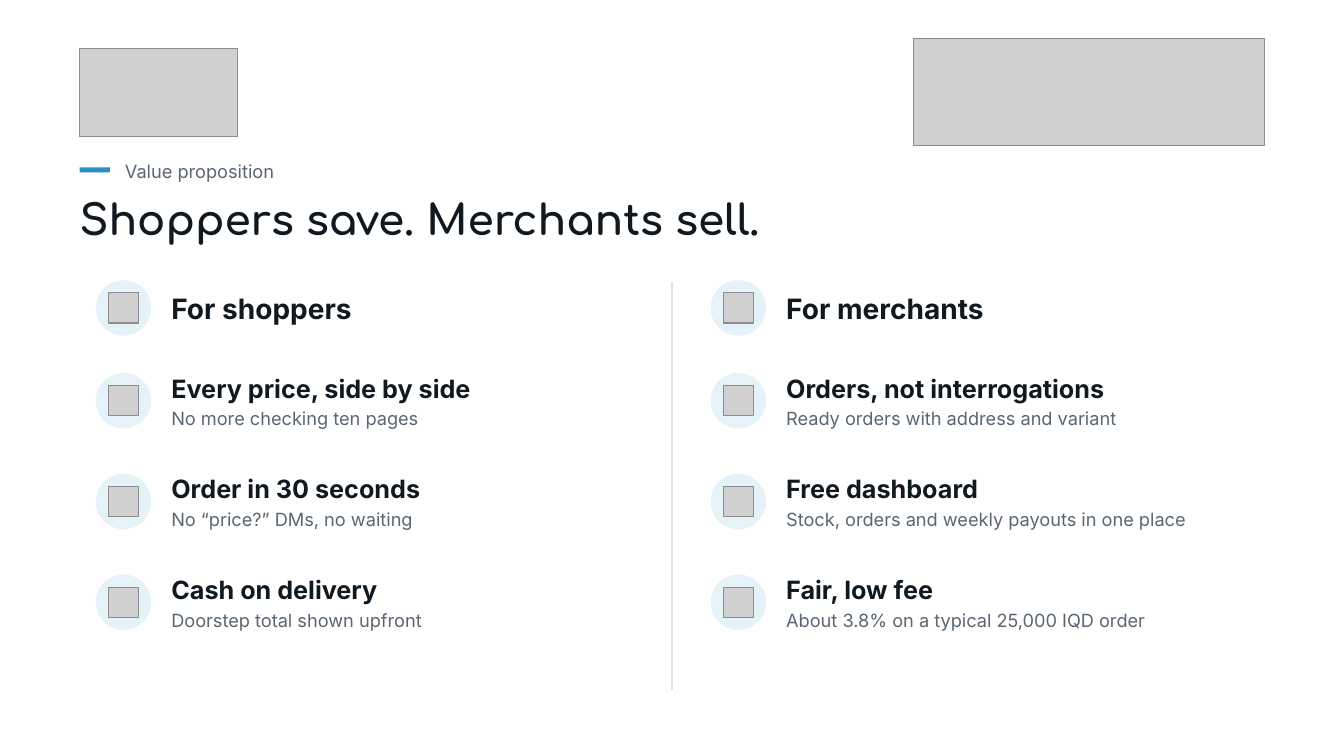
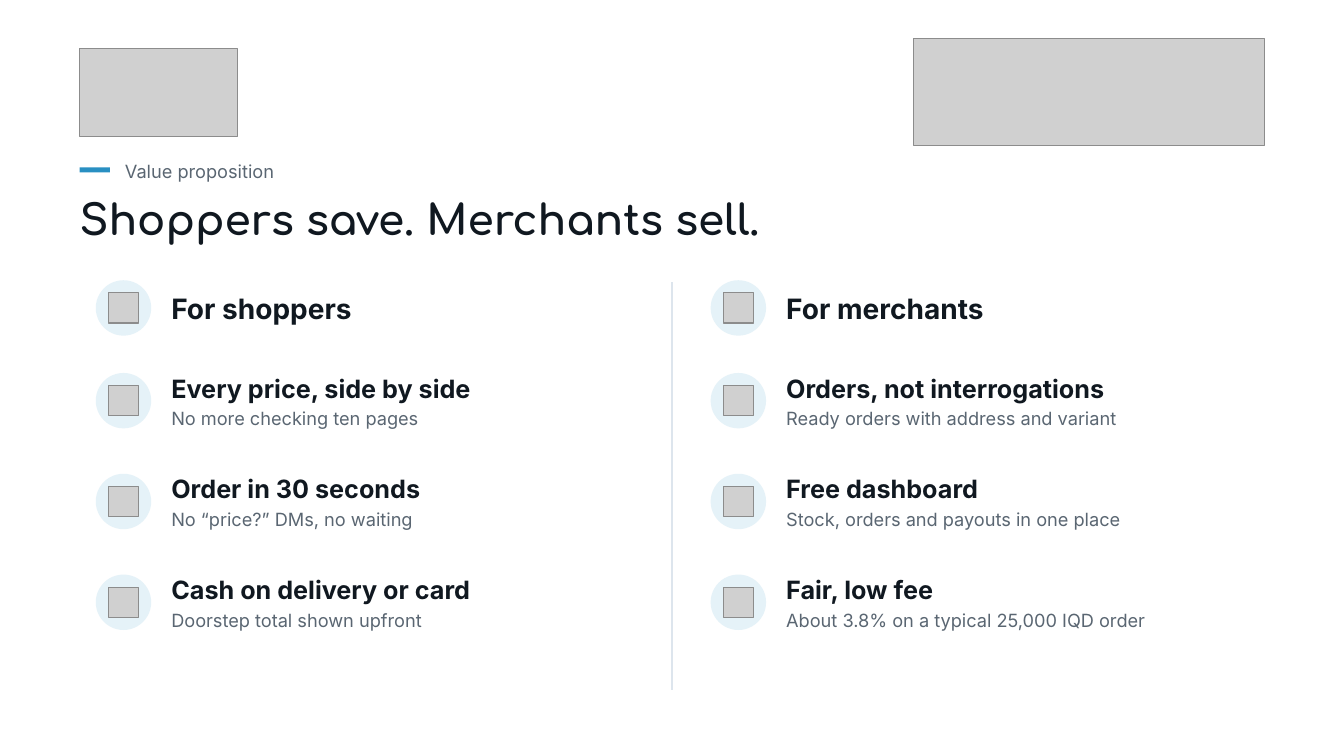
Before and after one commit to shakerbr/cheapify, a slide deck: slide 5 of presentation/Cheapify-GIZ-Pitch.pptx. Drawn at 1344x756 pixels with LibreOffice and Linux fonts; fonts in the diff are those of the drawing; grey boxes stand for pictures. Boxes give left, top, right and bottom in pixels: in the first picture for what was removed or moved away, otherwise in the second. Text is boxed around its words. In the diff, an @@ line names an element or a change of style, - is before the commit and + after.

```diff
--- a/presentation/Cheapify-GIZ-Pitch.pptx
+++ b/presentation/Cheapify-GIZ-Pitch.pptx
@@ text at <box>786,512,1121,530</box>: text changed @@
-Stock, orders and weekly payouts in one place
+Stock, orders and payouts in one place
@@ text at <box>171,579,470,604</box>: text changed @@
-Cash on delivery
+Cash on delivery or card
```
Also in this commit, not shown: 9 other slides changed, 4 slides added, 2 slides removed, 31 other files.
